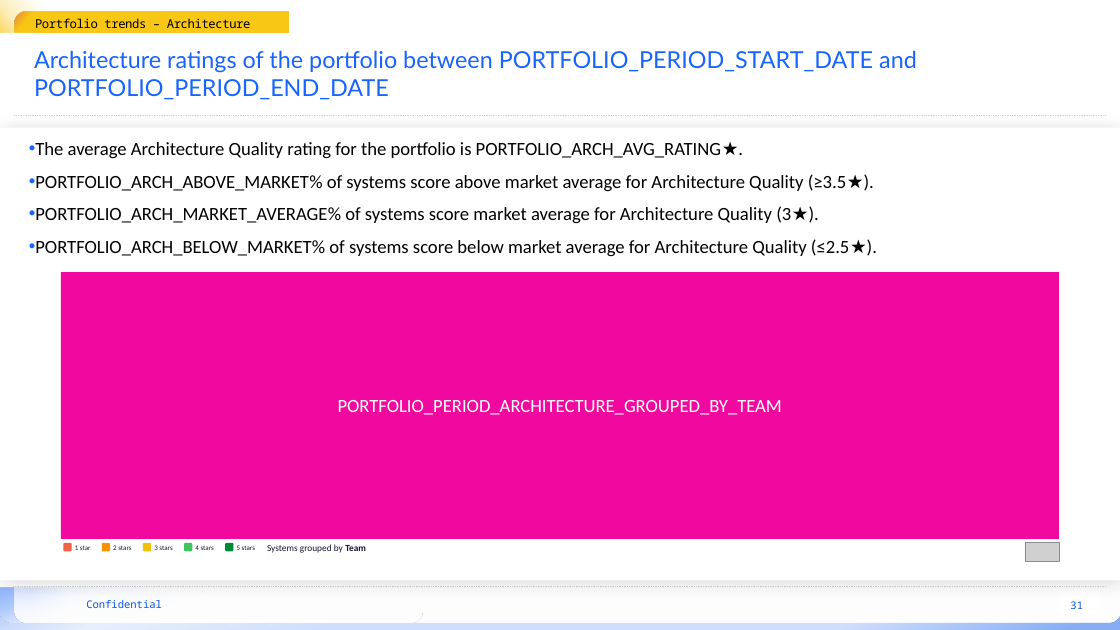
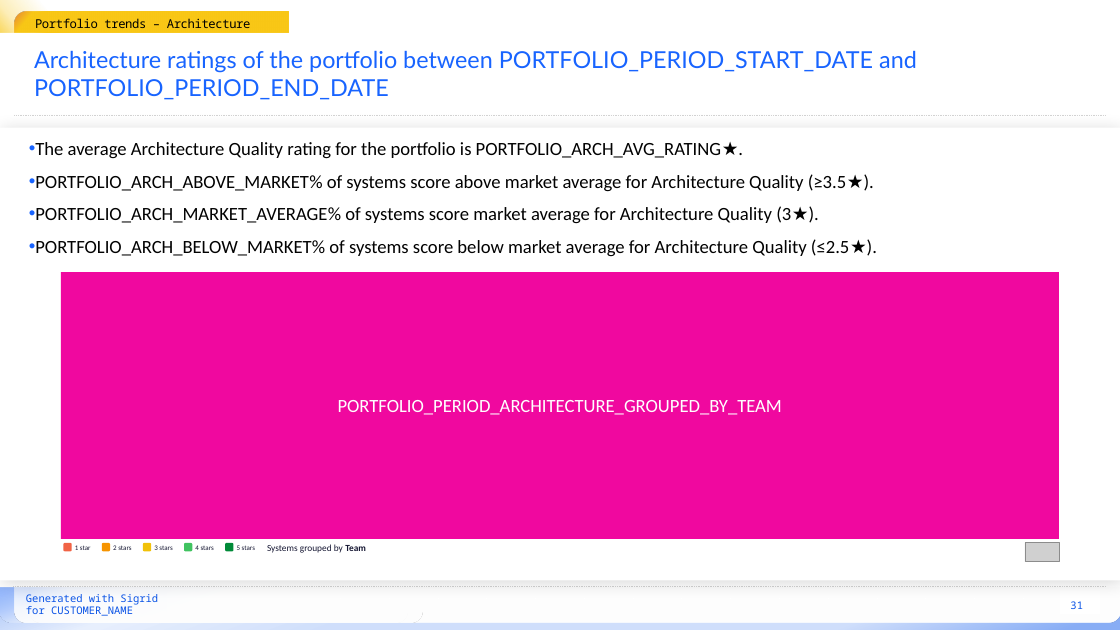
Before and after one commit to Sim007/sigrid-report-generator, a slide deck: slide 31 of src/report_generator/presets/templates/portfolio-overview.pptx. Drawn at 1120x630 pixels with LibreOffice and Linux fonts; fonts in the diff are those of the drawing; grey boxes stand for pictures; background and template pictures are left out. Boxes give left, top, right and bottom in pixels: in the first picture for what was removed or moved away, otherwise in the second. Text is boxed around its words. In the diff, an @@ line names an element or a change of style, - is before the commit and + after.

Commit message:
Add 'generated for client' message

```diff
--- a/src/report_generator/presets/templates/portfolio-overview.pptx
+++ b/src/report_generator/presets/templates/portfolio-overview.pptx
@@ text added at box(26, 594, 158, 616), 9 pt, text #0B54E6 @@
+Generated with Sigrid
+for CUSTOMER_NAME
@@ text removed at box(86, 600, 162, 608) @@
-Confidential
```
Also in this commit, not shown: 37 other slides changed, 2 other files.
